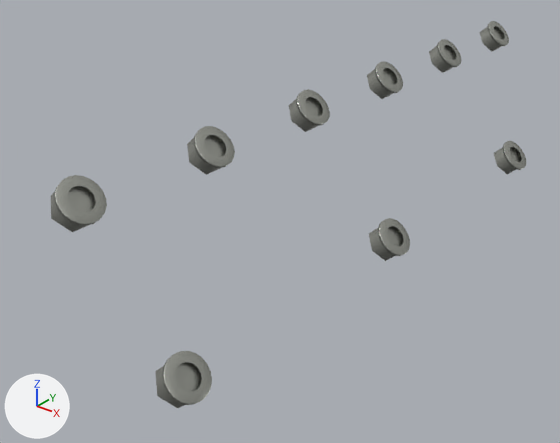
One commit to the glTF model public/parts/valve-cover-nuts-lower-left.glb: the scene before it, then after it.
The view is the same before and after, from a camera (50 mm lens) standing at (-142.0, -298.0, 60.0) and looking at (-329.0, -64.0, -86.0). Lighting does not change. The marker at lower left points along +X, +Y and +Z. The older version comes first.
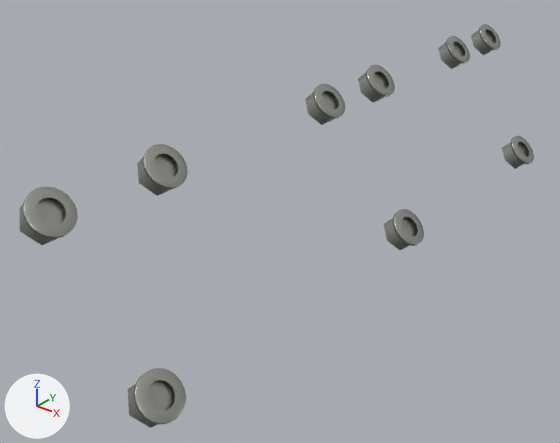
The edits, one by one:
Object 'Mesh_0' (ob_mesh_0) moves from (-324.5, 125.0, -38.77) to (-324.5, 114.0, -38.77).
Object 'Mesh_0.001' (ob_mesh_0_001) moves from (-324.5, 66.2, -38.77) to (-324.5, 76.0, -38.77).
Object 'Mesh_0.002' (ob_mesh_0_002) moves from (-282.9, 66.2, -84.74) to (-282.9, 76.0, -84.74).
Object 'Mesh_0.003' (ob_mesh_0_003) moves from (-324.5, 7.4, -38.77) to (-324.5, 0.0, -38.77).
Object 'Mesh_0.004' (ob_mesh_0_004) moves from (-324.5, -51.4, -38.77) to (-324.5, -40.0, -38.77).
Object 'Mesh_0.005' (ob_mesh_0_005) moves from (-282.9, -51.4, -84.74) to (-282.9, -40.0, -84.74).
Object 'Mesh_0.006' (ob_mesh_0_006) moves from (-324.5, -110.2, -38.77) to (-324.5, -134.0, -38.77).
Object 'Mesh_0.007' (ob_mesh_0_007) moves from (-324.5, -169.0, -38.77) to (-324.5, -180.0, -38.77).
Object 'Mesh_0.008' (ob_mesh_0_008) moves from (-282.9, -169.0, -84.74) to (-282.9, -180.0, -84.74).

What differs and where, as boxes (x1, y1, x2, y2) in the pictures (560 x 443 px):
'Mesh_0.008', moved: before (155, 351, 212, 408); after (127, 368, 186, 428)
'Mesh_0.007', moved: before (51, 175, 107, 232); after (20, 186, 78, 245)
'Mesh_0.006', moved: before (187, 126, 235, 175); after (137, 144, 188, 196)
'Mesh_0.005', moved: before (369, 218, 410, 261); after (384, 209, 424, 250)
'Mesh_0.004', moved: before (289, 89, 330, 132); after (305, 83, 345, 125)
'Mesh_0.003', moved: before (367, 61, 403, 99); after (358, 65, 395, 103)
'Mesh_0.002', moved: before (494, 141, 526, 174); after (502, 136, 534, 169)
'Mesh_0.001', moved: before (429, 39, 461, 73); after (438, 36, 470, 69)
'Mesh_0', moved: before (479, 21, 509, 52); after (471, 24, 501, 55)
